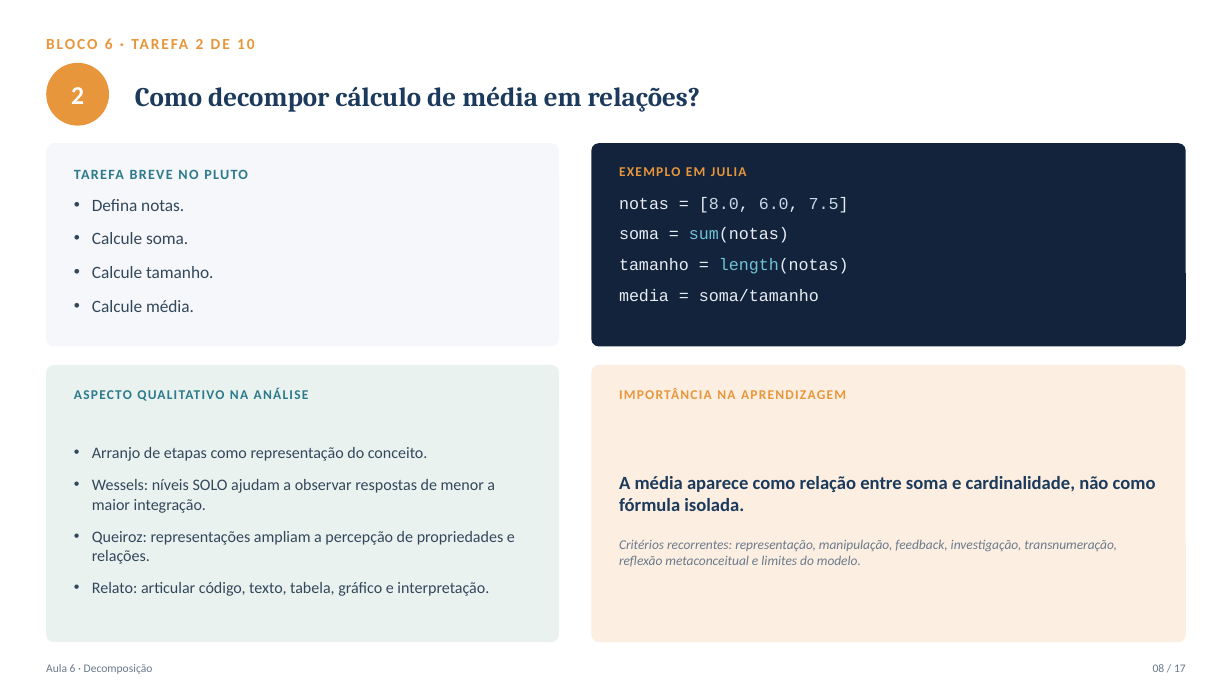
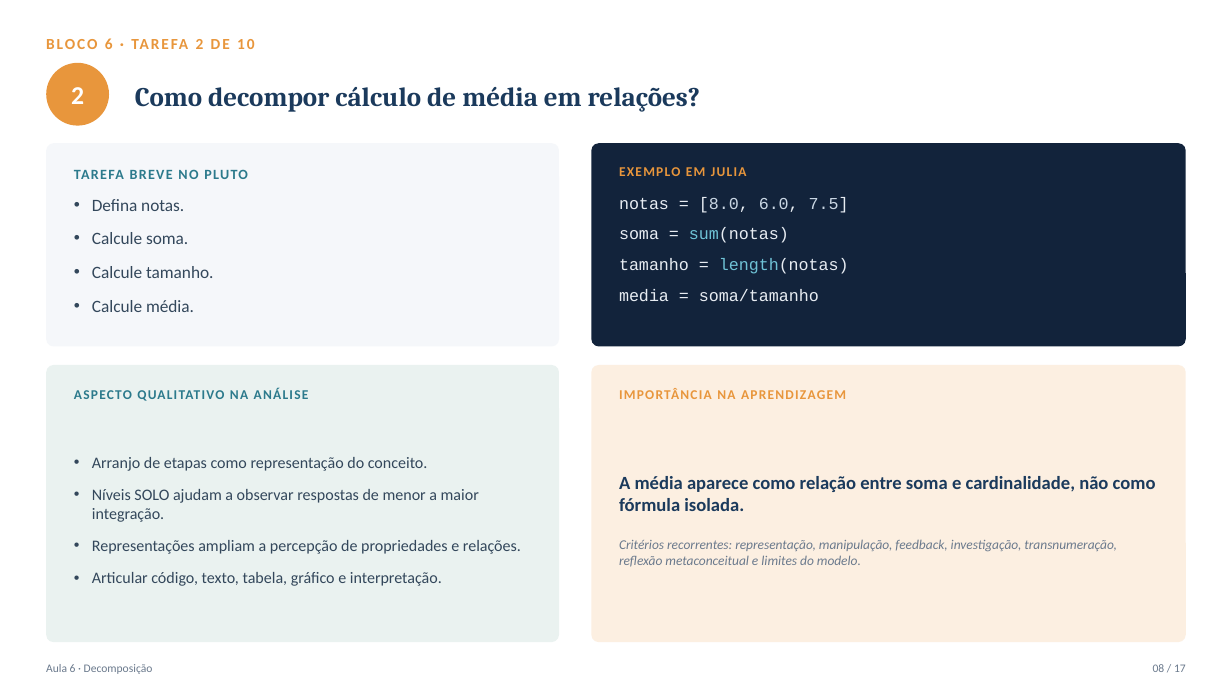
Before and after one commit to anaemilia/pensamento-computacional, a slide deck: slide 8 of Aula06_Decomposicao/Aula06_Teoria.pptx. Drawn at 1232x693 pixels with LibreOffice and Linux fonts; fonts in the diff are those of the drawing. Boxes give left, top, right and bottom in pixels: in the first picture for what was removed or moved away, otherwise in the second. Text is boxed around its words. In the diff, an @@ line names an element or a change of style, - is before the commit and + after.

Commit message:
Remove rotulos de nomes (Wessels:, Queiroz:, Relato:) dos slides de tarefas das Aulas 1-9 e do material de apoio

```diff
--- a/Aula06_Decomposicao/Aula06_Teoria.pptx
+++ b/Aula06_Decomposicao/Aula06_Teoria.pptx
@@ text at box(92, 489, 521, 586): text changed @@
-• Wessels: níveis SOLO ajudam a observar respostas de menor a maior integração.
-• Queiroz: representações ampliam a percepção de propriedades e relações.
-• Relato: articular código, texto, tabela, gráfico e interpretação.
+• Níveis SOLO ajudam a observar respostas de menor a maior integração.
+• Representações ampliam a percepção de propriedades e relações.
+• Articular código, texto, tabela, gráfico e interpretação.
```
Also in this commit, not shown: 9 other slides changed, 22 other files.
